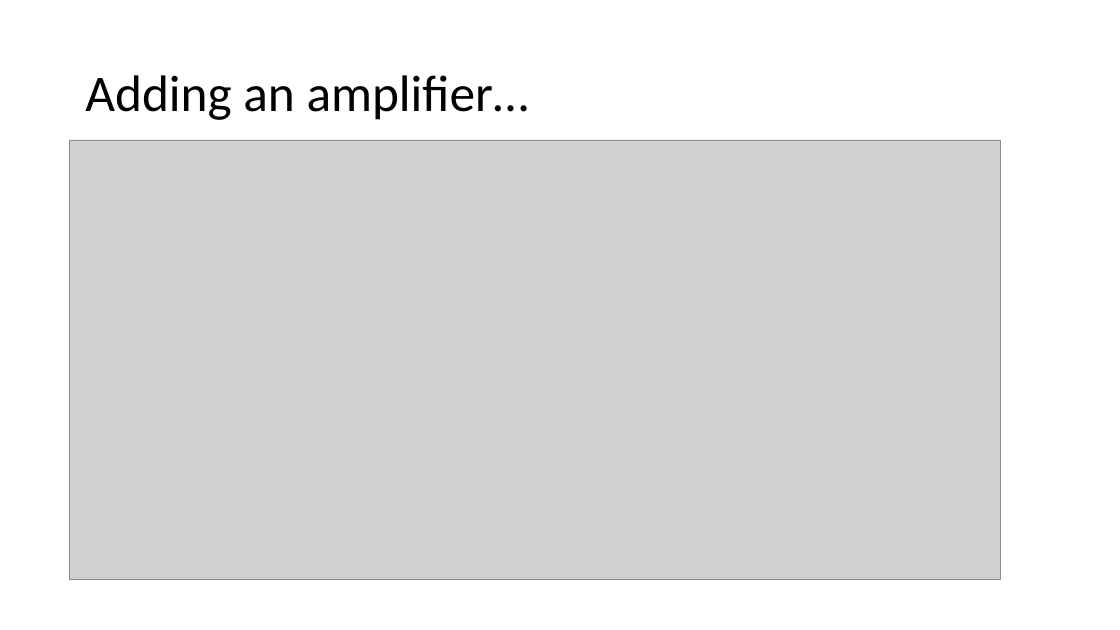
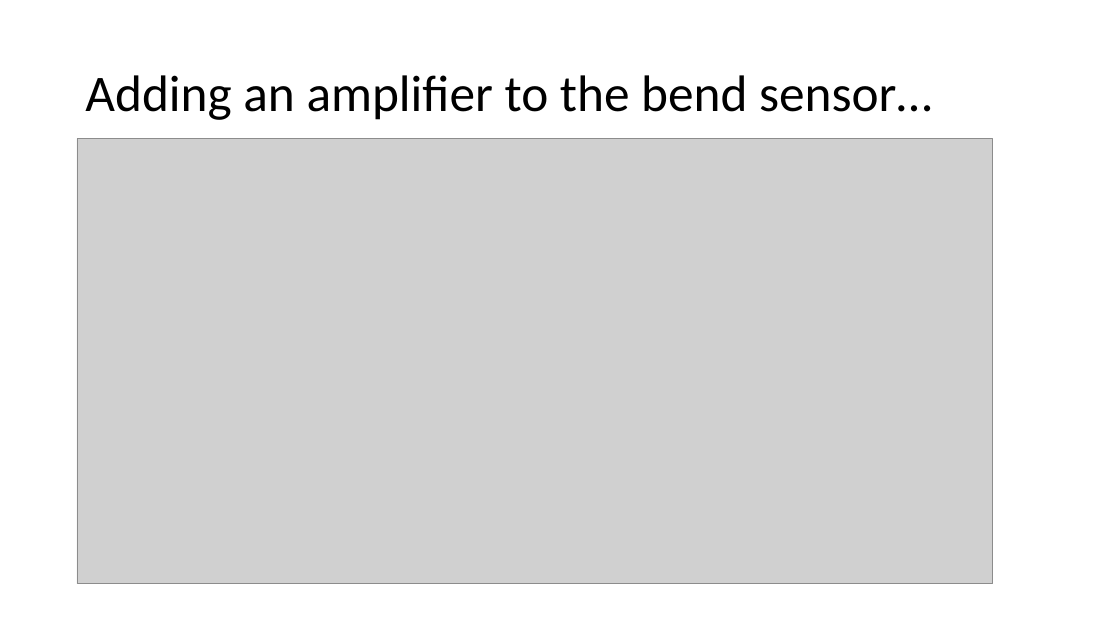
Before and after one commit to logos-electromechanical/SensorWorkshop, a slide deck: slide 41 of presentation/Mobile Sensors Workshop, Part 1.pptx (slide 45 before the commit). Drawn at 1120x630 pixels with LibreOffice and Linux fonts; fonts in the diff are those of the drawing; grey boxes stand for pictures. Boxes give left, top, right and bottom in pixels: in the first picture for what was removed or moved away, otherwise in the second. Text is boxed around its words. In the diff, an @@ line names an element or a change of style, - is before the commit and + after.

```diff
--- a/presentation/Mobile Sensors Workshop, Part 1.pptx
+++ b/presentation/Mobile Sensors Workshop, Part 1.pptx
@@ title at [85,75,932,120]: text changed @@
-Adding an amplifier…
+Adding an amplifier to the bend sensor…
@@ picture: place and size @@
-picture at [70,140,1002,580]
+picture at [77,139,993,584]
```
Also in this commit, not shown: 8 other slides changed, 2 slides added, 8 other files.
